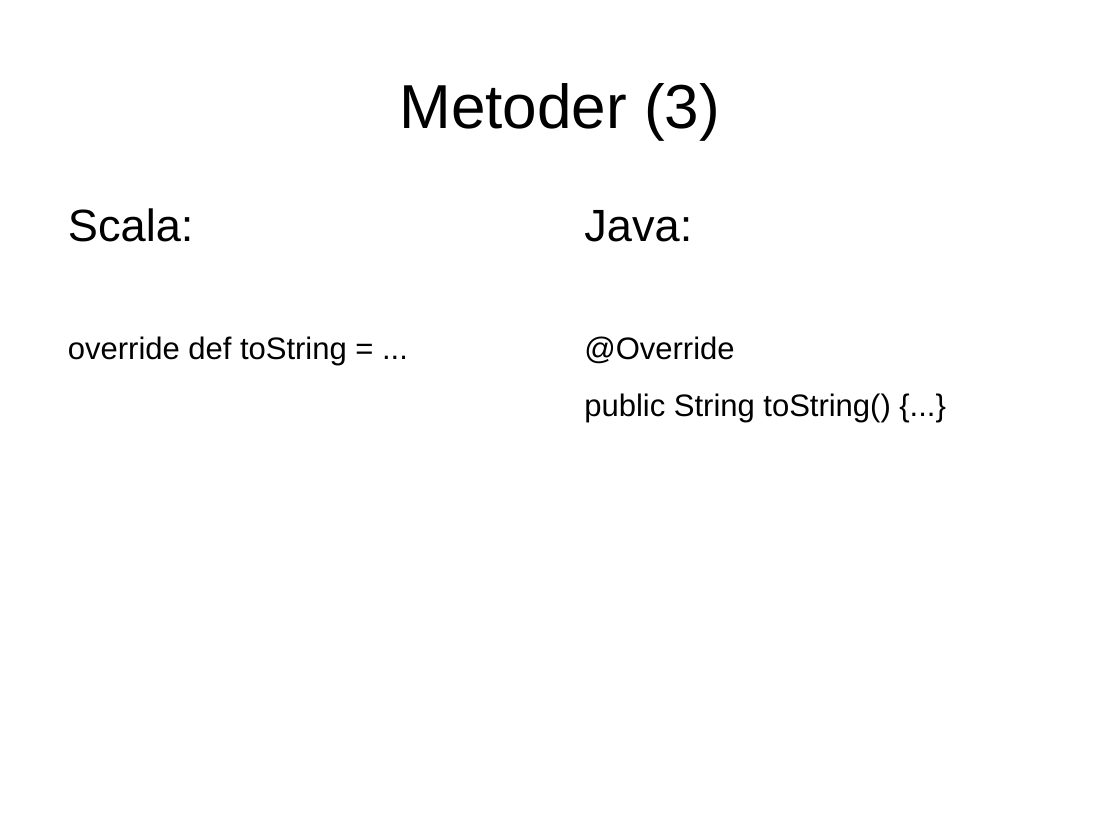
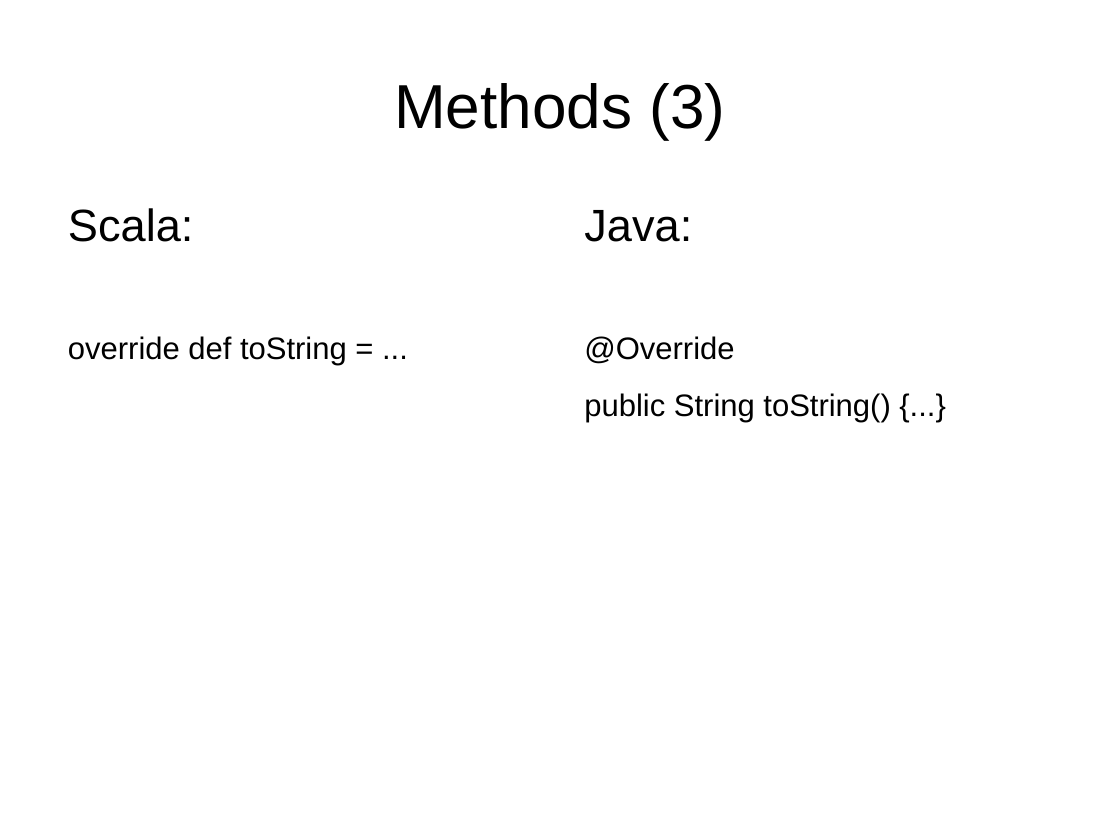
Before and after one commit to javaBin/scala-training-slides, a slide deck: slide 7 of 1.2 - scala basics.odp. Drawn at 1120x840 pixels with LibreOffice and Linux fonts; fonts in the diff are those of the drawing; background and template pictures are left out. Boxes give left, top, right and bottom in pixels: in the first picture for what was removed or moved away, otherwise in the second. Text is boxed around its words. In the diff, an @@ line names an element or a change of style, - is before the commit and + after.

```diff
--- a/1.2 - scala basics.odp
+++ b/1.2 - scala basics.odp
@@ title at <box>394,83,725,139</box>: text changed @@
-Metoder (3)
+Methods (3)
```
Also in this commit, not shown: 11 other slides changed, 1 slide added, 1 slide removed.
